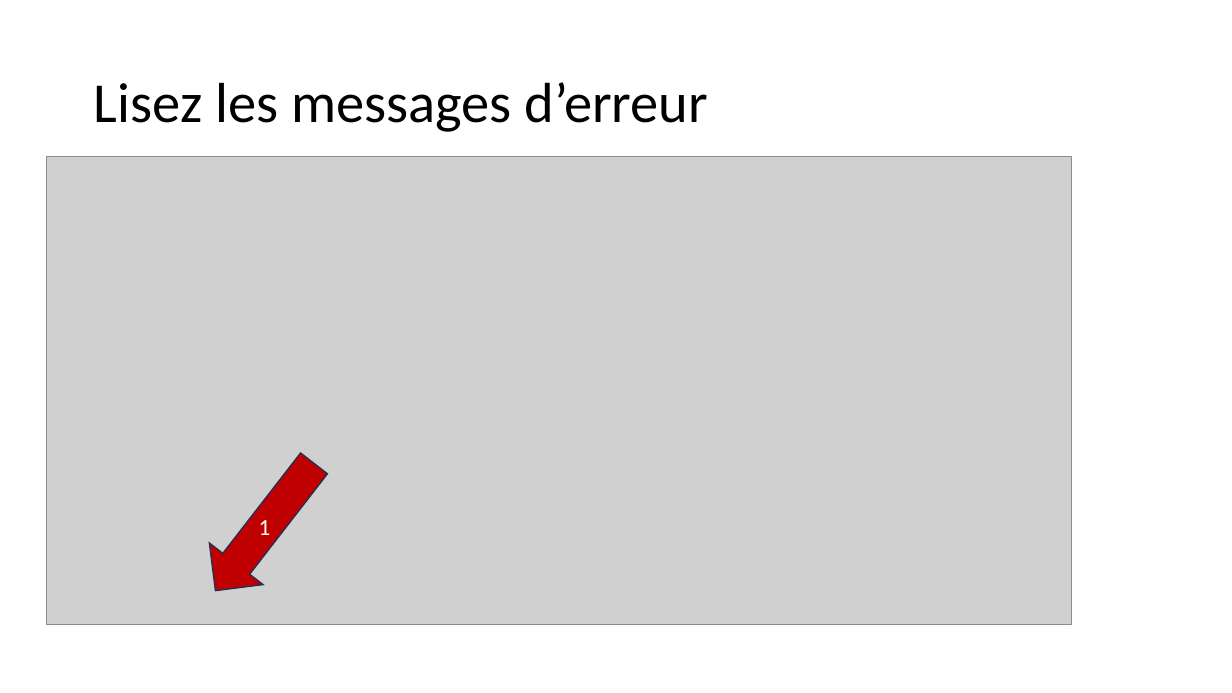
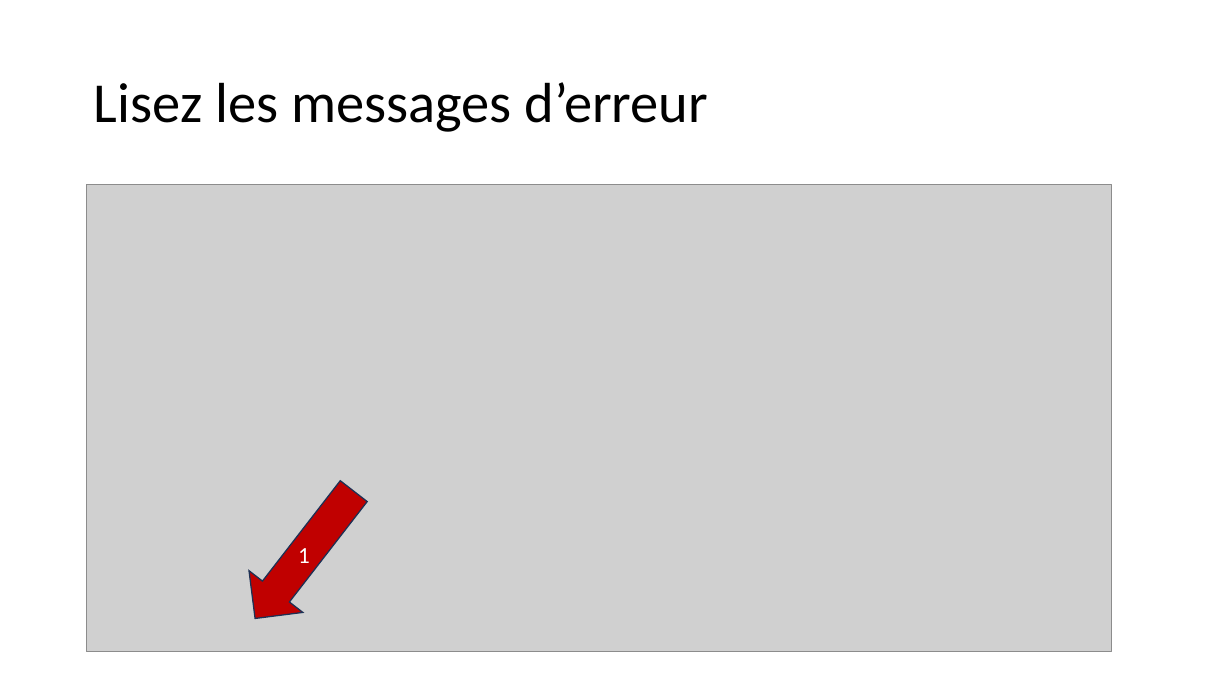
Before and after one commit to 40tude/Data_Essentials_Stage_Oct_2023, a slide deck: slide 10 of notes_de_stage.pptx. Drawn at 1232x693 pixels with LibreOffice and Linux fonts; fonts in the diff are those of the drawing; grey boxes stand for pictures. Boxes give left, top, right and bottom in pixels: in the first picture for what was removed or moved away, otherwise in the second. Text is boxed around its words. In the diff, an @@ line names an element or a change of style, - is before the commit and + after.

```diff
--- a/notes_de_stage.pptx
+++ b/notes_de_stage.pptx
@@ 1 picture, 1 text, 1 right arrow: place and size @@
-1 picture, 1 text, 1 right arrow at box(46, 157, 1072, 625)
+1 picture, 1 text, 1 right arrow at box(86, 185, 1112, 653)
```
Also in this commit, not shown: 6 other slides changed, 5 slides added, 4 other files.
